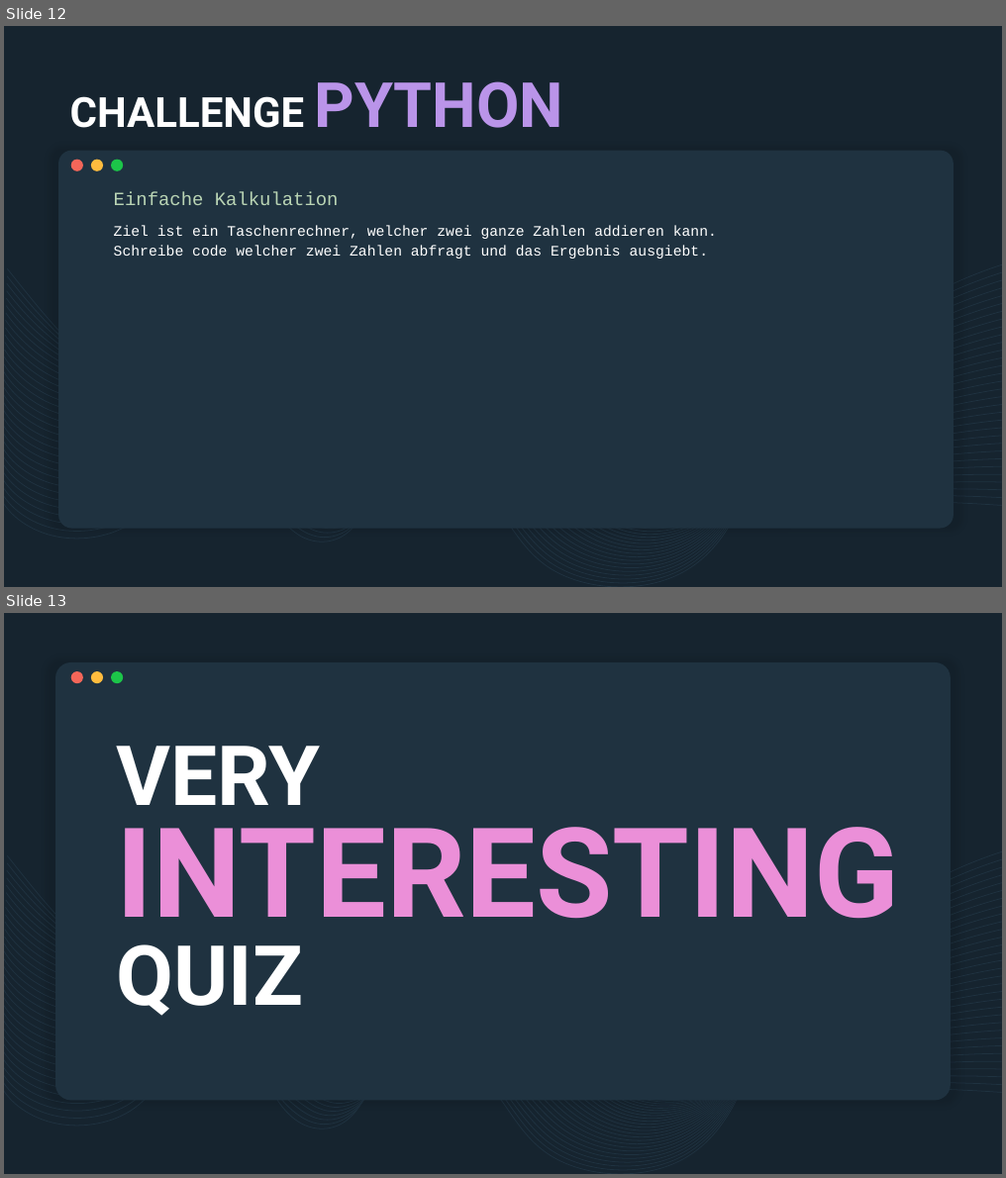
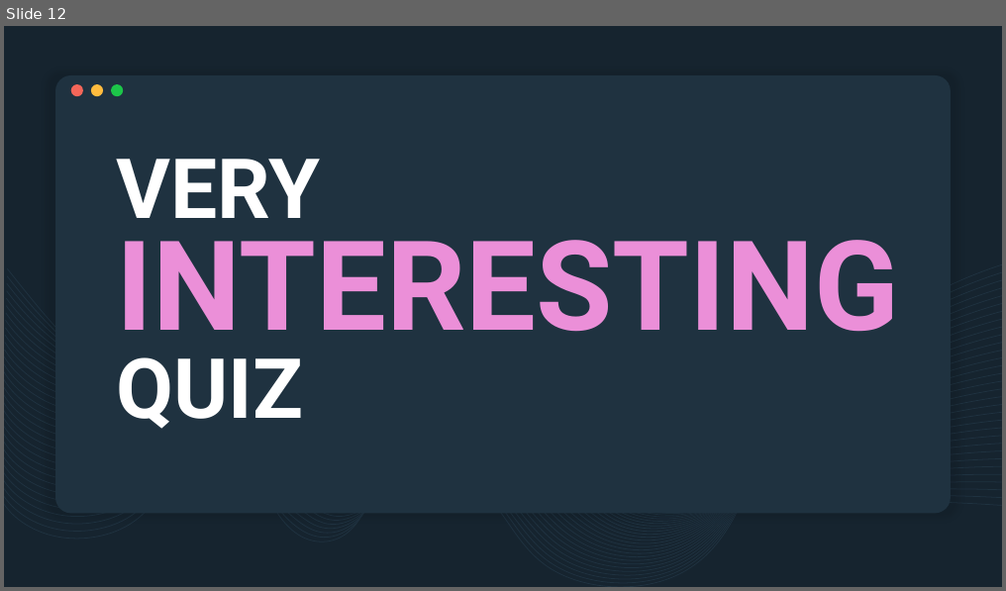
Before and after one commit to derech1e/python-beginner-course, a slide deck: 002/lesson_2.pptx. Shown one above the other, each under a label of ours: slides 12 and 13 before the commit, slide 12 after it. The pictures are 1006x1178 and 1006x591 pixels, drawn with LibreOffice and Linux fonts; fonts in the diff are those of the drawing. Boxes give left, top, right and bottom in pixels: in the first picture for what was removed or moved away, otherwise in the second. Text is boxed around its words. In the diff, an @@ line names an element or a change of style, - is before the commit and + after.

```diff
--- a/002/lesson_2.pptx
+++ b/002/lesson_2.pptx
@@ slide 12 removed at box(4, 26, 1002, 587), background #16242F; not listed: 32 template elements that a slide beside it also shows @@
@@ title removed at box(70, 81, 564, 128) @@
-CHALLENGE PYTHON
@@ rounded rectangle removed at box(58, 151, 954, 528) @@
@@ ellipse removed at box(71, 160, 83, 172) @@
@@ ellipse removed at box(91, 160, 103, 172) @@
@@ ellipse removed at box(111, 160, 123, 172) @@
@@ subtitle removed at box(114, 192, 339, 205) @@
-Einfache Kalkulation
@@ text removed at box(114, 225, 717, 259) @@
-Ziel ist ein Taschenrechner, welcher zwei ganze Zahlen addieren kann.
-Schreibe code welcher zwei Zahlen abfragt und das Ergebnis ausgiebt.
@@ what was slide 13 is now slide 12 @@
```
Also in this commit, not shown: 3 slides changed, 9 slides added, 9 other slides removed, 2 other files.
